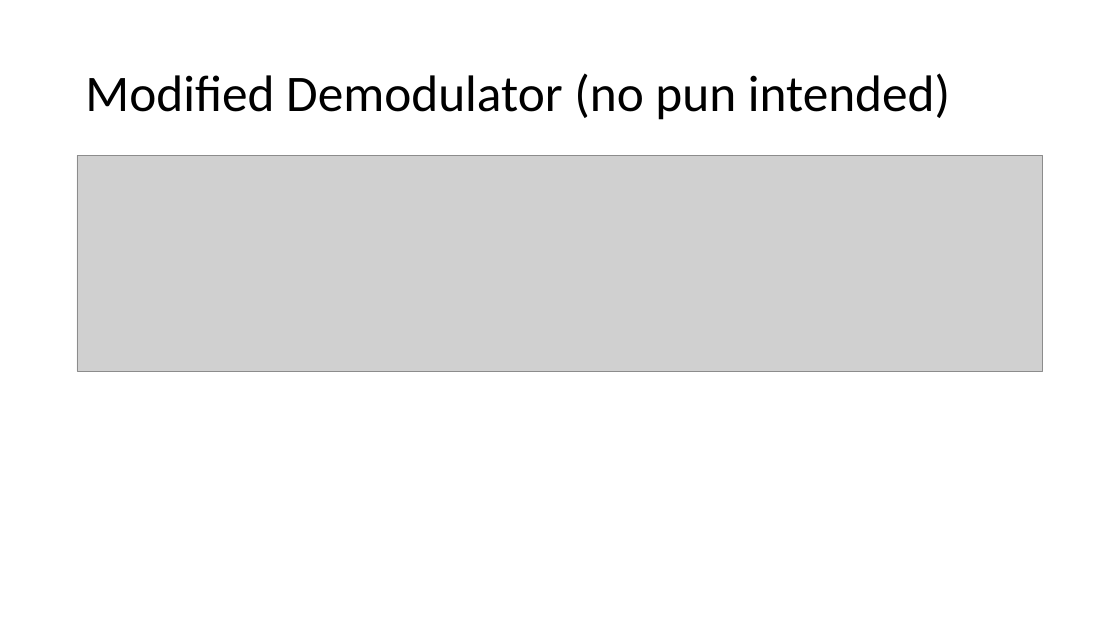
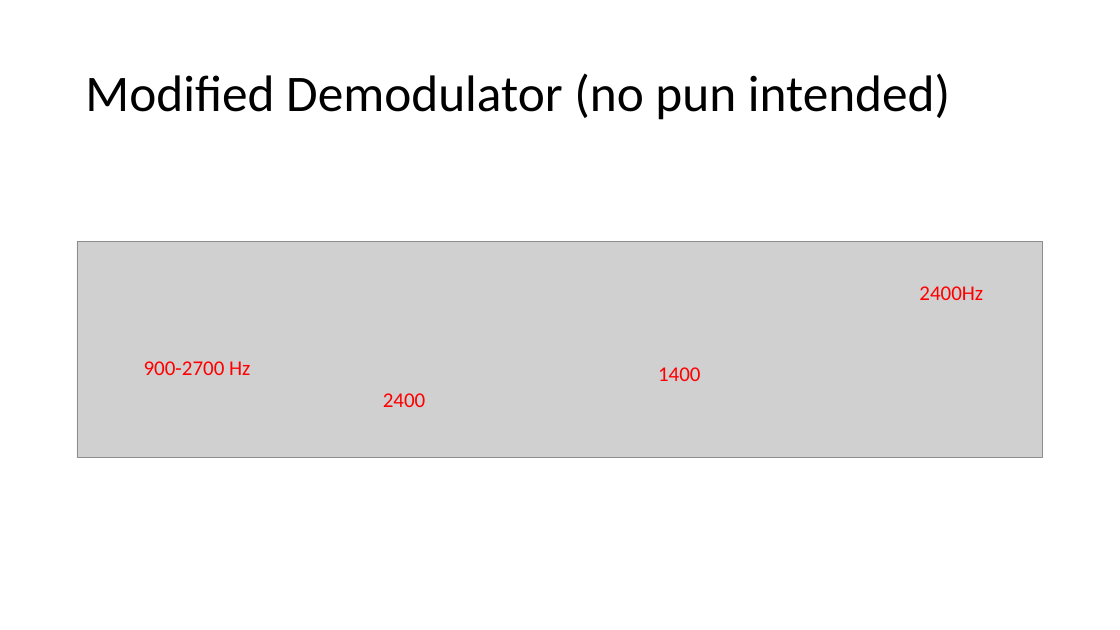
Before and after one commit to levtauz/Image_Project, a slide deck: slide 8 of docs/presentation.pptx (slide 7 before the commit). Drawn at 1120x630 pixels with LibreOffice and Linux fonts; fonts in the diff are those of the drawing; grey boxes stand for pictures. Boxes give left, top, right and bottom in pixels: in the first picture for what was removed or moved away, otherwise in the second. Text is boxed around its words. In the diff, an @@ line names an element or a change of style, - is before the commit and + after.

```diff
--- a/docs/presentation.pptx
+++ b/docs/presentation.pptx
@@ picture: place and size @@
-picture at <box>77,155,1044,371</box>
+picture at <box>77,242,1044,458</box>
@@ text added at <box>919,286,983,300</box>, 18 pt, text #FF0000 @@
+2400Hz
@@ text added at <box>144,361,250,375</box>, 18 pt, text #FF0000 @@
+900-2700 Hz
@@ text added at <box>658,367,701,381</box>, 18 pt, text #FF0000 @@
+1400
@@ text added at <box>383,393,426,407</box>, 18 pt, text #FF0000 @@
+2400
```
Also in this commit, not shown: 2 other slides changed, 2 slides added, 1 slide removed, 4 other files.
